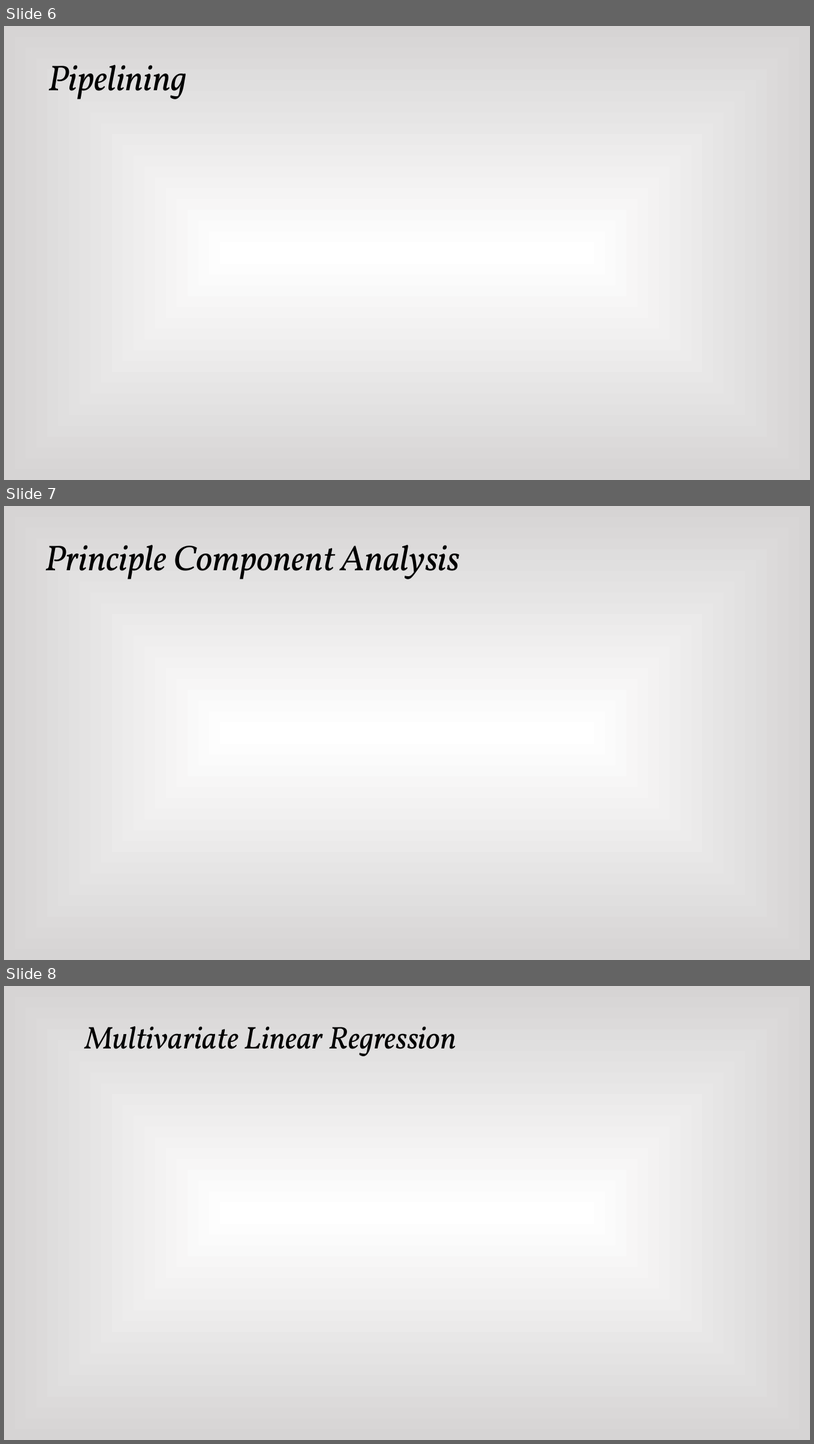
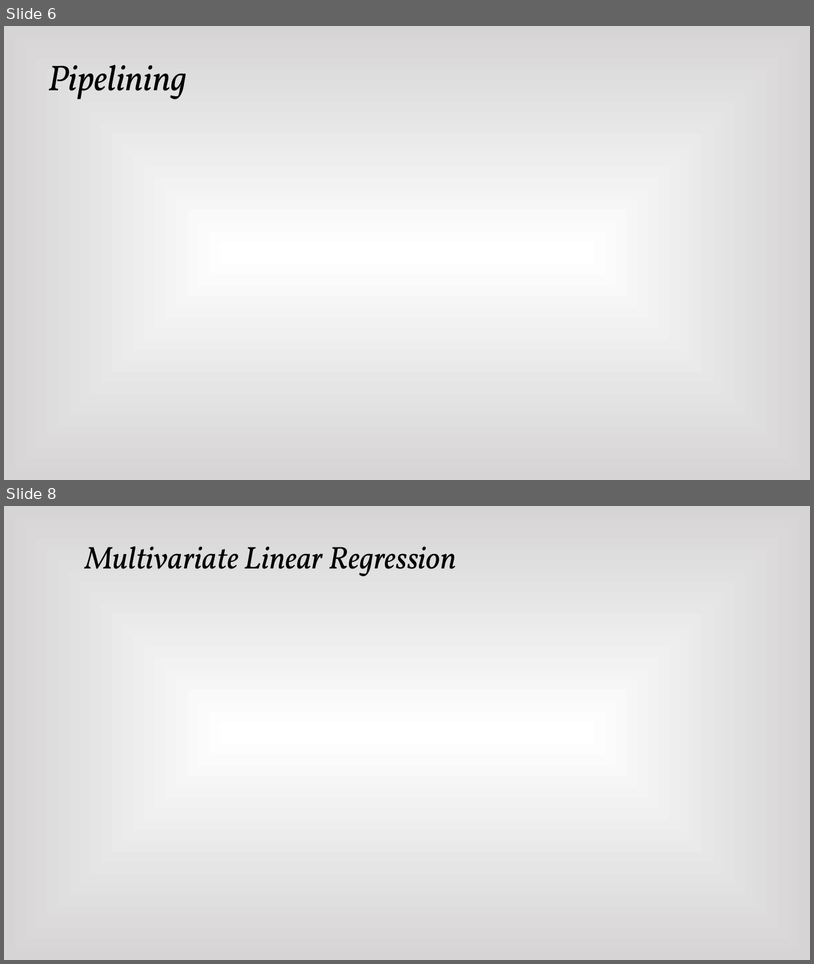
Before and after one commit to Jonheston/final_project, a slide deck: Final Presentation.pptx. Shown one above the other, each under a label of ours: slides 6, 7 and 8 before the commit, slides 6 and 8 after it; the slides between them are not shown. The pictures are 814x1444 and 814x964 pixels, drawn with LibreOffice and Linux fonts; fonts in the diff are those of the drawing. Boxes give left, top, right and bottom in pixels: in the first picture for what was removed or moved away, otherwise in the second. Text is boxed around its words. In the diff, an @@ line names an element or a change of style, - is before the commit and + after.

```diff
--- a/Final Presentation.pptx
+++ b/Final Presentation.pptx
@@ slide 7 removed at <box>4,506,810,960</box>, background gradient #FFFFFF to #D6D4D4 @@
@@ text removed at <box>45,544,460,579</box> @@
-Principle Component Analysis
```
Also in this commit, not shown: 1 slide changed, 1 slide added.
